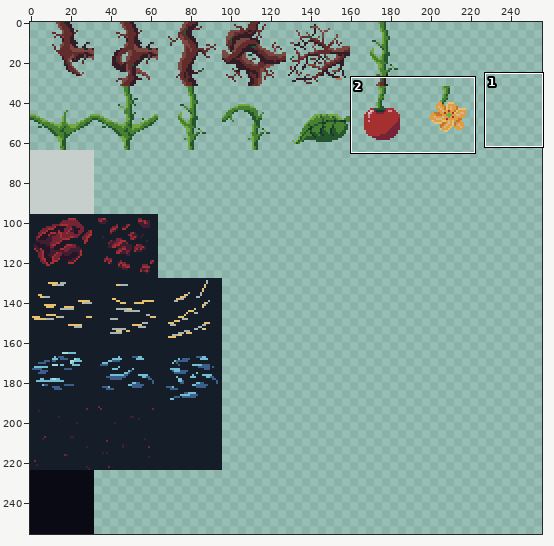
Pixel-art file: Assets/Sprites/tiles.aseprite. Above: a wide view before the commit, with the close-up outlined.
Close-up. Before the commit:
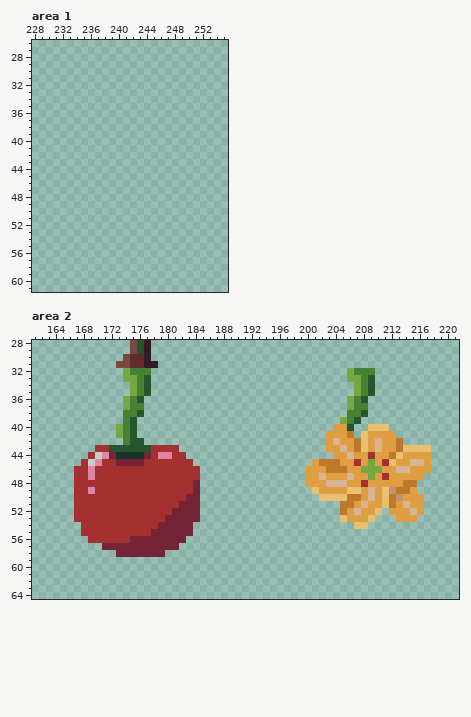
256x256 pixels, 1 frame. Shown: area 1: x 228..255, y 26..61; area 2: x 161..221, y 28..64.
The same view after the edit:
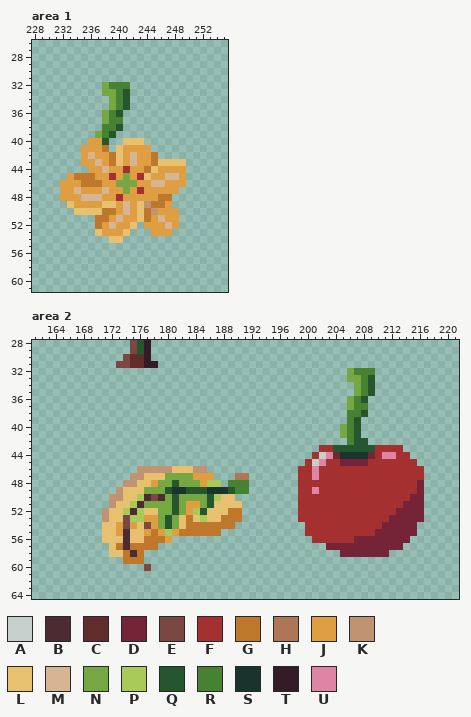
Palette (. is transparent): A #c7cfcc  B #4d2b32  C #602c2c  D #752438  E #7a4841  F #a53030  G #be772b  H #ad7757  J #de9e41  K #c09473  L #e8c170  M #d7b594  N #75a743  P #a8ca58  Q #25562e  R #468232  S #19332d  T #341c27  U #df84a5
Changes in this commit:
Area 1, layer "tiles":
y 32: x 238..241 .... -> NRRR
y 33: x 238..241 .... -> NNRQ
y 34..35: x 239..241 ... -> NRQ
y 36: x 238..240 ... -> NRQ
y 37: x 238..240 ... -> NRR
y 38: x 238..240 ... -> RRQ
y 39: x 237..239 ... -> NRQ
y 40: x 236..238 ... -> JJQ; x 241..243 ... -> LLL
y 41: x 235..238 .... -> JJJG; x 240..244 ..... -> LJJJJ
y 42: x 235..245 ........... -> JMJJGLJMJJG
y 43: x 235..249 ............... -> JJMJGLJMJJGLLLL
y 44: x 236..249 .............. -> JJMJJFJJGLJJJJ
y 45: x 233..249 ................. -> JGGGJJFJNJFLJJMMJ
y 46: x 232..249 .................. -> JJJGGGJJNNNJJMMJJJ
y 47: x 232..248 ................. -> JJMJJJMJJNJFJJJJJ
y 48: x 232..247 ................ -> JJJMMMJJFJJJJJGG
y 49: x 233..247 ............... -> LJJJJLLJMJLKGGJ
y 50: x 234..248 ............... -> LLLLGGJMJLGKJJJ
y 51: x 237..248 ............ -> GGJMJJLGJMJJ
y 52: x 237..242 ...... -> GJMJJL; x 244..248 ..... -> JJJMJ
y 53: x 237..241 ..... -> LJJJL; x 245..247 ... -> JJJ
y 54: x 239..240 .. -> LL
Area 2, layer "tiles":
y 32: x 174..177 NRRR -> ....
y 33: x 174..177 NNRQ -> ....
y 34..35: x 175..177 NRQ -> ...
y 36: x 174..176 NRQ -> ...
y 37: x 174..176 NRR -> ...
y 38: x 174..176 RRQ -> ...
y 39: x 174..175 RQ -> ..; x 205 N -> .
y 40: x 173..175 NRQ -> ...; x 204..207 JJQ. -> .NRQ; x 209..211 LLL -> ...
y 41: x 173..175 NRQ -> ...; x 203..212 JJJG.LJJJJ -> ..NRQ.....
y 42: x 174..176 RQQ -> ...; x 203..213 JMJJGLJMJJG -> ...RQQ.....
y 43: x 170..181 FFQQQQQQFFFF -> ............; x 202..217 .JJMJGLJMJJGLLLL -> FFQQQQQQFFFF....
y 44: x 169..182 FAUDSSSSDFUUFF -> ..............; x 201..217 ...JJMJJFJJGLJJJJ -> FAUDSSSSDFUUFF...
y 45: x 168..183 FAUFFDDDDFFFFFFF -> ................; x 200..210 .JGGGJJFJNJ -> FAUFFDDDDFF; x 212..217 LJJMMJ -> FFFF..
y 46: x 167..185 FFUFFFFFFFFFFFFFFF. -> .........KKKKKLLLKK; x 199..217 .JJJGGGJJNNNJJMMJJJ -> FFUFFFFFFFFFFFFFFF.
y 47: x 167..186 FFUFFFFFFFFFFFFFFF.. -> ........KKLLLNNNNJJJ; x 190..191 .. -> HH; x 199..210 .JJMJJJMJJNJ -> FFUFFFFFFFFF; x 212..216 JJJJJ -> FFFFF
y 48: x 167..187 FFFFFFFFFFFFFFFFFD... -> .......KKLLJNNQNNNJPP; x 189..191 ... -> RRR; x 199..207 .JJJMMMJJ -> FFFFFFFFF; x 209..216 JJJJJGG. -> FFFFFFFD
y 49: x 167..191 FFUFFFFFFFFFFFFFFD....... -> ......KLLLNNNQSSQQQSSSQRR; x 199..216 ..LJJJJLLJMJLKGGJ. -> FFUFFFFFFFFFFFFFFD
y 50: x 167..189 FFFFFFFFFFFFFFFFDD..... -> .....KKLLPBEBNQNNNNQPLL; x 199..216 ...LLLLGGJMJLGKJJJ -> FFFFFFFFFFFFFFFFDD
y 51: x 167..190 FFFFFFFFFFFFFFFDDD...... -> .....KLLPBNNNNQNJJNQLLLL; x 199..216 ......GGJMJJLGJMJJ -> FFFFFFFFFFFFFFFDDD
y 52: x 167..190 FFFFFFFFFFFFFFDDDD...... -> ....KLLPBPLLNNQNJPQLLLGG; x 199..216 ......GJMJJL.JJJMJ -> FFFFFFFFFFFFFFDDDD
y 53: x 167..190 FFFFFFFFFFFFFDDDDD...... -> ....KLLEPPJJNQNLGLPLLGGG; x 199..216 ......LJJJL...JJJ. -> FFFFFFFFFFFFFDDDDD
y 54: x 168..189 FFFFFFFFFFFDDDDD...... -> ...LLJEJLEJNQNLGGGGGGG; x 200..215 .......LL....... -> FFFFFFFFFFFDDDDD
y 55: x 168..187 FFFFFFFFFFDDDDDD.... -> ...LLJBLLJGJPJGGGGGG; x 200..215 ................ -> FFFFFFFFFFDDDDDD
y 56: x 169..182 FFFFFFDDDDDDDD -> ..LLLBLLGGGJ..; x 201..214 .............. -> FFFFFFDDDDDDDD
y 57: x 171..181 DDDDDDDDDDD -> .LGBGGGG...; x 203..213 ........... -> DDDDDDDDDDD
y 58: x 172..179 .DDDDDDD -> LLGBG...; x 205..211 ....... -> DDDDDDD
y 59: x 174..176 ... -> GGG
y 60: x 177 . -> E
Where, in picture pixels (left, top, right, bottom), the same in both close-ups:
added: (60, 82, 186, 243)
changed: (74, 368, 249, 571)
changed: (298, 417, 431, 557)
